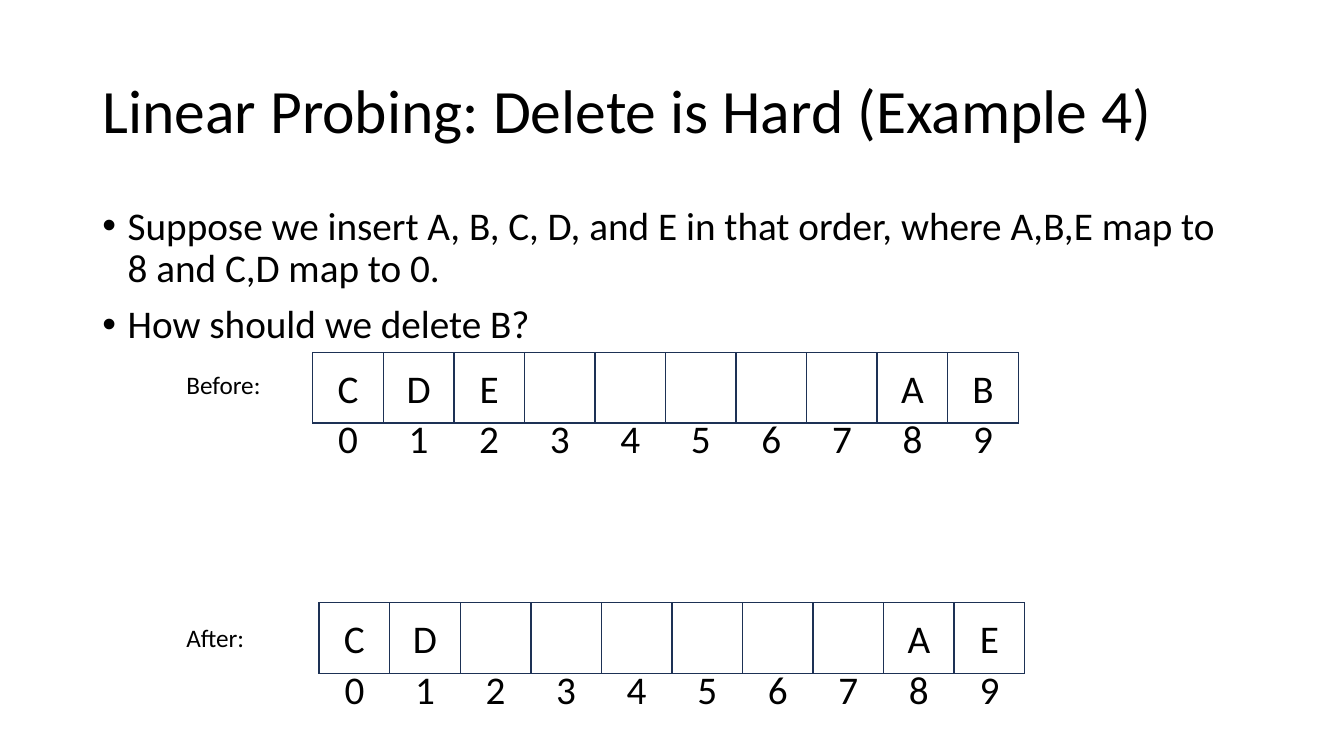
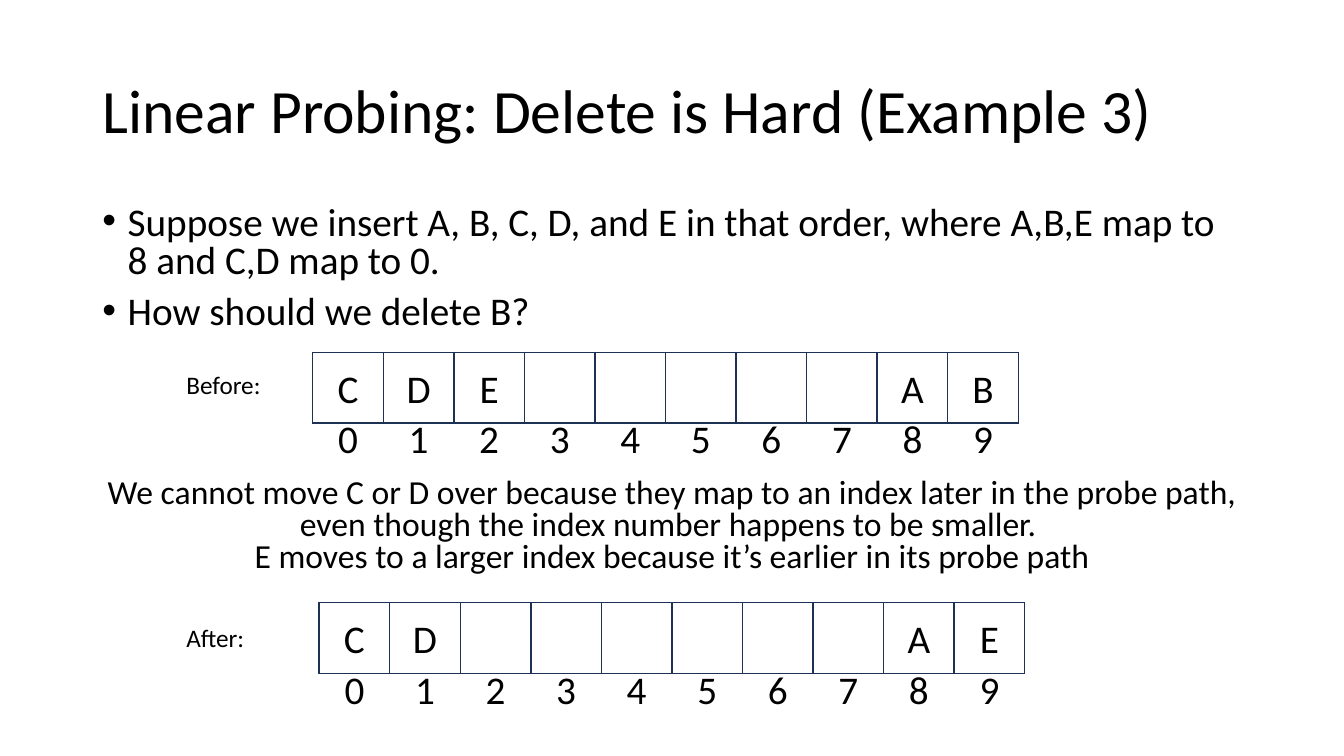
Before and after one commit to natebrunelle/cse332, a slide deck: slide 22 of markdown/files/slides/lecture11_hashtables2.pptx (slide 28 before the commit). Drawn at 1344x756 pixels with LibreOffice and Linux fonts; fonts in the diff are those of the drawing. Boxes give left, top, right and bottom in pixels: in the first picture for what was removed or moved away, otherwise in the second. Text is boxed around its words. In the diff, an @@ line names an element or a change of style, - is before the commit and + after.

```diff
--- a/markdown/files/slides/lecture11_hashtables2.pptx
+++ b/markdown/files/slides/lecture11_hashtables2.pptx
@@ title at [102, 88, 1151, 144]: text changed @@
-Linear Probing: Delete is Hard (Example 4)
+Linear Probing: Delete is Hard (Example 3)
@@ text "Suppose we insert A, B, ..." at [128, 208, 1214, 326]: line spacing 0.9 to 0.8 @@
@@ text added at [108, 480, 1236, 574], 24 pt, text #000000 @@
+We cannot move C or D over because they map to an index later in the probe path, even though the index number happens to be smaller.
+E moves to a larger index because it’s earlier in its probe path
```
Also in this commit, not shown: 12 other slides changed, 6 slides removed, 7 other files.
